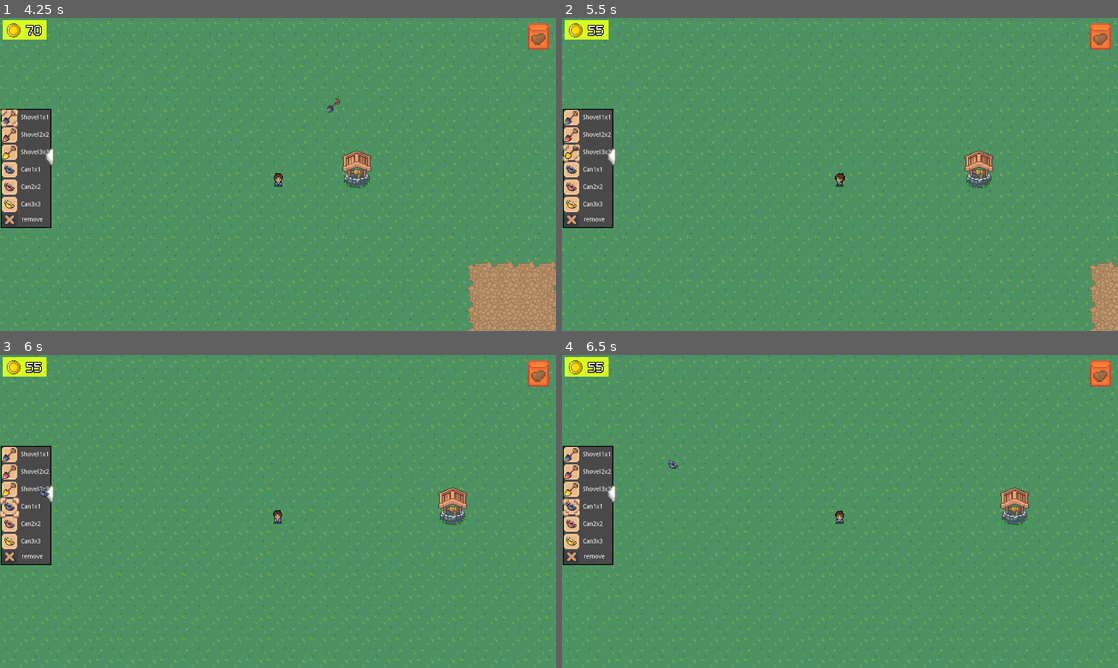
Above: before the commit, frames 1-4 (two rows, left to right).
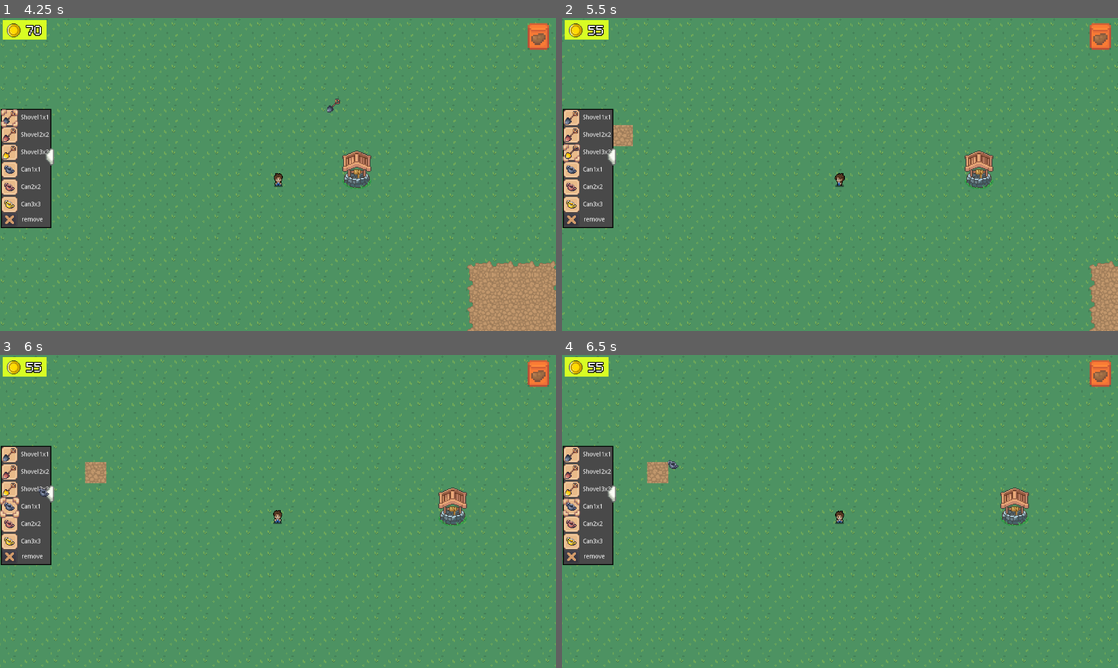
Above: after the commit, the same moments.

Repository: zolkins/RootGame
Game: Godot game, scene res://scenes/main_menu.tscn
The game is run twice, just before and just after one commit, with the same random seed, the same clock (stepped at 60 frames per second) and the same inputs.
Inputs (mouse positions are in pixels of both pictures, inside the frame that each line leads up to):
- Up to frame 1 (4.25 s): click "Нова гра" at 0.5 s; click (5, 155) at 1.25 s; click "remove" at 2 s; click (539, 36) at 2.75 s; tap Enter at 3.5 s; drag from (11, 118) to (333, 105) at 3.52 s
- Up to frame 2 (5.5 s): drag from (573, 133) to (812, 237) at 4.27 s; tap Space at 5 s; move the mouse to (573, 152) at 5.02 s; hold Left (ui_left) from 5.03 s (still down); click (573, 152) at 5.17 s
- Up to frame 3 (6 s): release Left (ui_left) at 5.75 s; drag from (11, 505) to (111, 464) at 5.77 s
- Up to frame 4 (6.5 s): no input

Frame 1 is identical in both runs. In frame 2, 0.2% of the frame differs, in the area x 9-13%, y 34-42%; in frame 3, 0.3%, in the area x 15-20%, y 34-42%; in frame 4, 0.3%.

Commit message:
AddedDigging

Diff:
--- a/scenes/Hotbar.tscn
+++ b/scenes/Hotbar.tscn
@@ -196,6 +196,7 @@
 expand = true
 
 [node name="predmeti" type="TileMap" parent="."]
+z_index = 3
 tile_set = ExtResource( 15 )
 cell_size = Vector2( 32, 32 )
 format = 1
--- a/scenes/main_menu.tscn
+++ b/scenes/main_menu.tscn
@@ -39,7 +39,6 @@
 
 func _on_full_screen_b_toggled(toggle):
 	OS.window_fullscreen = toggle
-	print(toggle)
 # 0 - ua || 1 - sru || 2 - en
 func _on_language_item_selected(id):
 	if id == 0:
@@ -59,9 +58,6 @@
 func _on_speed_scroll_camera2_value_changed(value):
 	Global.zoom_speed = Vector2(value, value)
 	$settings/speed_scroll_float.text = str(value)
-
-func _on_joy_stick_b_toggled(toggle):
-	Global.is_phone = toggle
 "
 
 [sub_resource type="DynamicFont" id=2]
@@ -147,7 +143,6 @@
 
 [node name="camera" type="Camera2D" parent="."]
 position = Vector2( 640, 360 )
-current = true
 
 [node name="Tween" type="Tween" parent="."]
 
--- a/scenes/player.tscn
+++ b/scenes/player.tscn
@@ -195,6 +195,7 @@
 [node name="CanvasLayer2" parent="." instance=ExtResource( 6 )]
 visible = false
 
+[connection signal="dig" from="CanvasLayer/Shop" to="." method="_on_Shop_dig"]
 [connection signal="pressed" from="CanvasLayer/go_to_settings" to="." method="_on_go_to_settings_pressed"]
 [connection signal="not_move" from="CanvasLayer2" to="." method="_on_CanvasLayer2_not_move"]
 [connection signal="use_move_vector" from="CanvasLayer2" to="." method="_on_CanvasLayer2_use_move_vector"]
--- a/scripts/Hotbar.gd
+++ b/scripts/Hotbar.gd
@@ -4,6 +4,8 @@
 onready var inventory_slots = $Items/GridContainer
 var holding_item = null
 var i = 0
+
+signal dig
 
 func _ready():
 	$Items.set_visible(false)
@@ -34,7 +36,7 @@
 		if event.button_index == BUTTON_LEFT && event.pressed:
 			if holding_item:
 				if holding_item.name == "Shovel1x1":
-					$predmeti.set_cell(get_global_mouse_position().x, get_global_mouse_position().y, 1)
+					emit_signal("dig")
 
 func _process(delta):
 	if $Items/Select.is_visible():
--- a/scripts/KinematicBody2D.gd
+++ b/scripts/KinematicBody2D.gd
@@ -3,7 +3,6 @@
 export (int) var speed = 200
 #onready var _animated_sprite = $animated_sprite
 var velocity = Vector2()
-
 
 # Ходьба
 func move():
@@ -35,8 +34,6 @@
 		$CanvasLayer2.hide()
 		move()
 
-
-
 func _on_CanvasLayer2_use_move_vector(move_vector):
 	velocity = move_vector.normalized()*speed
 	move_and_slide(velocity)
@@ -58,3 +55,9 @@
 
 func _on_go_to_settings_pressed():
 	Global.coins -= 15
+
+
+func _on_Shop_dig():
+	var map_position = $"../predmeti".world_to_map(get_global_mouse_position())
+	var tileid = $"../predmeti".tile_set.find_tile_by_name("Dirt")
+	$"../predmeti".set_cell(map_position.x, map_position.y, tileid)
